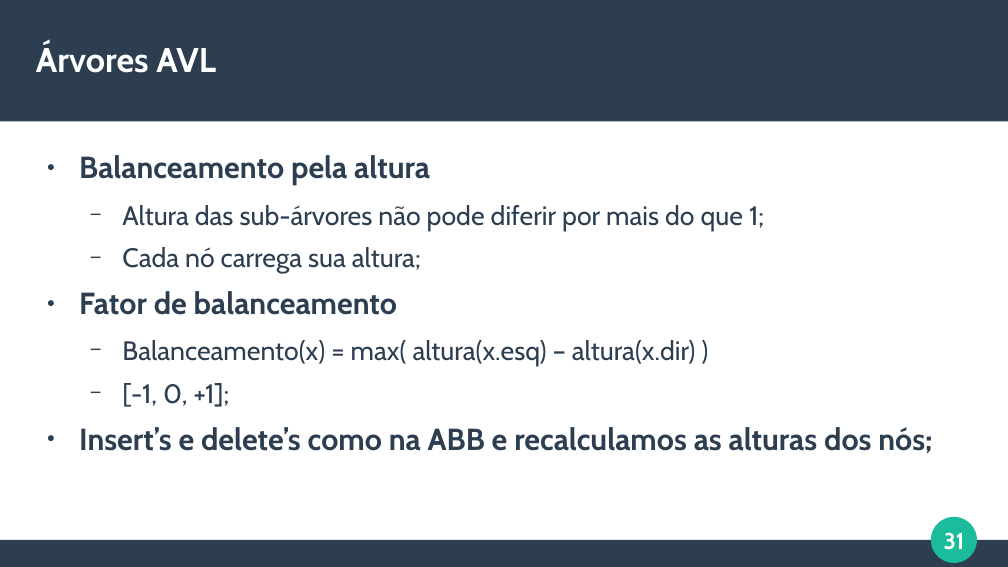
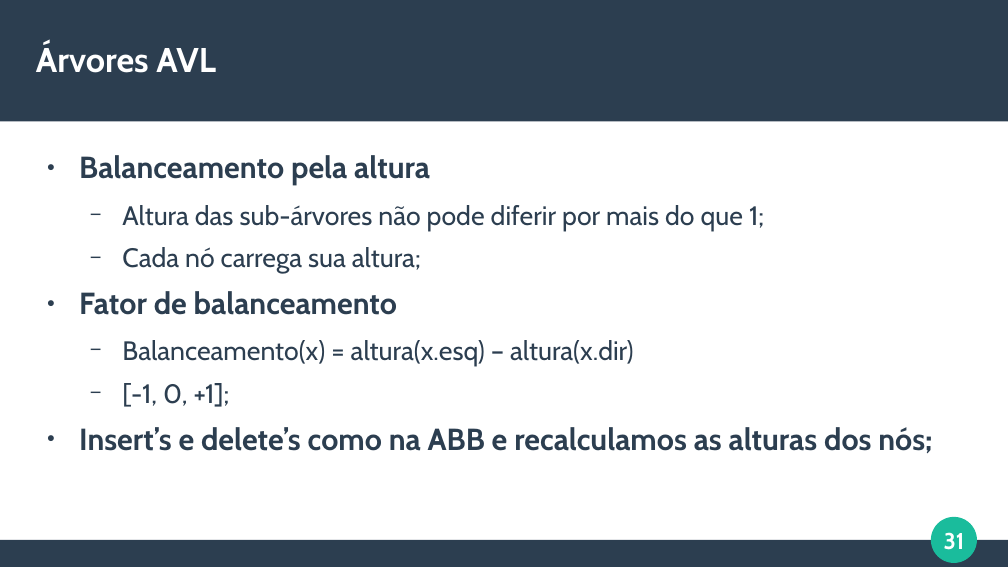
Before and after one commit to italoportinho/trabalho-eda2023-2, a slide deck: slide 31 of slides/apresentacao.odp. Drawn at 1008x567 pixels with LibreOffice and Linux fonts; fonts in the diff are those of the drawing. Boxes give left, top, right and bottom in pixels: in the first picture for what was removed or moved away, otherwise in the second. Text is boxed around its words. In the diff, an @@ line names an element or a change of style, - is before the commit and + after.

```diff
--- a/slides/apresentacao.odp
+++ b/slides/apresentacao.odp
@@ text at [122, 340, 633, 366]: text changed @@
-  − Balanceamento(x) = max( altura(x.esq) – altura(x.dir) )
+  − Balanceamento(x) = altura(x.esq) – altura(x.dir)
```
Also in this commit, not shown: 2 other slides changed, 2 other files.
